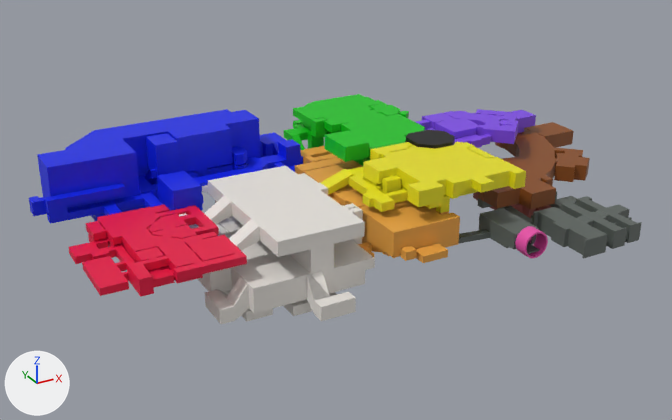
The glTF model public/assets/stella-3d-reference.glb as it was, and as the next commit left it.
Rendered twice from a 50 mm lens placed at (-78.2, -137.4, 68.5), pointed at (-3.0, -0.5, 0.1). The axes (+X, +Y, +Z) are drawn at lower left. The lights are the same throughout. The older version comes first. Where no turn or scale is listed for an object, it has been applied to the vertices.

Names of what the first picture shows: 'archives ground floor', 'assembly ground floor', 'atrium first floor', 'business center ground floor', 'communications first floor', 'loading bay top floor', 'lobby top floor', 'medical second floor', 'sandbox ground floor', 'seed vault extract', 'seed vault ground floor' and 1 more.
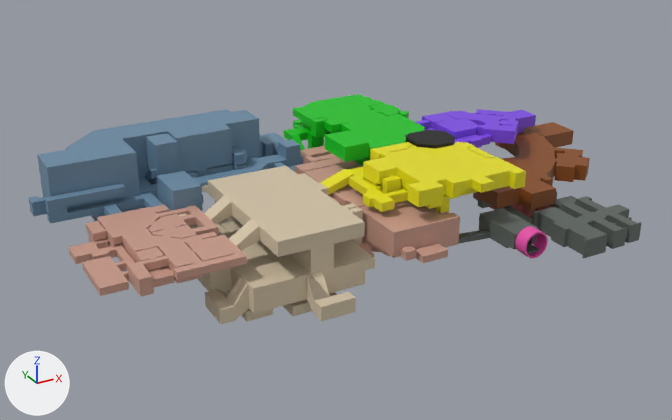
What differs and where, as boxes (x1, y1, x2, y2) in the pictures (672 x 420 px):
'loading bay top floor', recoloured (white to beige): (179, 166, 375, 324) in both
'assembly ground floor', recoloured: (29, 109, 303, 224) in both
'medical second floor', recoloured (pink to beige): (69, 205, 247, 297) in both
'sandbox ground floor', recoloured (orange to beige): (295, 146, 460, 263) in both

The change, as a diff of the scene's bpy script:
```diff
--- a/public/assets/stella-3d-reference.glb.py
+++ b/public/assets/stella-3d-reference.glb.py
@@ mat_material_004 @@
 mat_material_004 = principled_material('Material.004')
-mat_material_004.base_color = (0.0, 0.0152, 0.802)  # blue #0021e7
+mat_material_004.base_color = (0.147, 0.258, 0.371)  # blue #6b8ba4
@@ mat_material_003 @@
 mat_material_003 = principled_material('Material.003')
-mat_material_003.base_color = (0.804, 0.768, 0.724)  # white #e8e3dd
+mat_material_003.base_color = (0.658, 0.552, 0.392)  # beige #d4c4a8
@@ mat_material_001 @@
 mat_material_001 = principled_material('Material.001')
-mat_material_001.base_color = (0.801, 0.00294, 0.0549)  # pink #e70a42
+mat_material_001.base_color = (0.584, 0.328, 0.254)  # beige #c99b8a
@@ mat_material @@
 mat_material = principled_material('Material')
-mat_material.base_color = (0.801, 0.363, 0.0565)  # orange #e7a243
+mat_material.base_color = (0.584, 0.328, 0.254)  # beige #c99b8a
```
